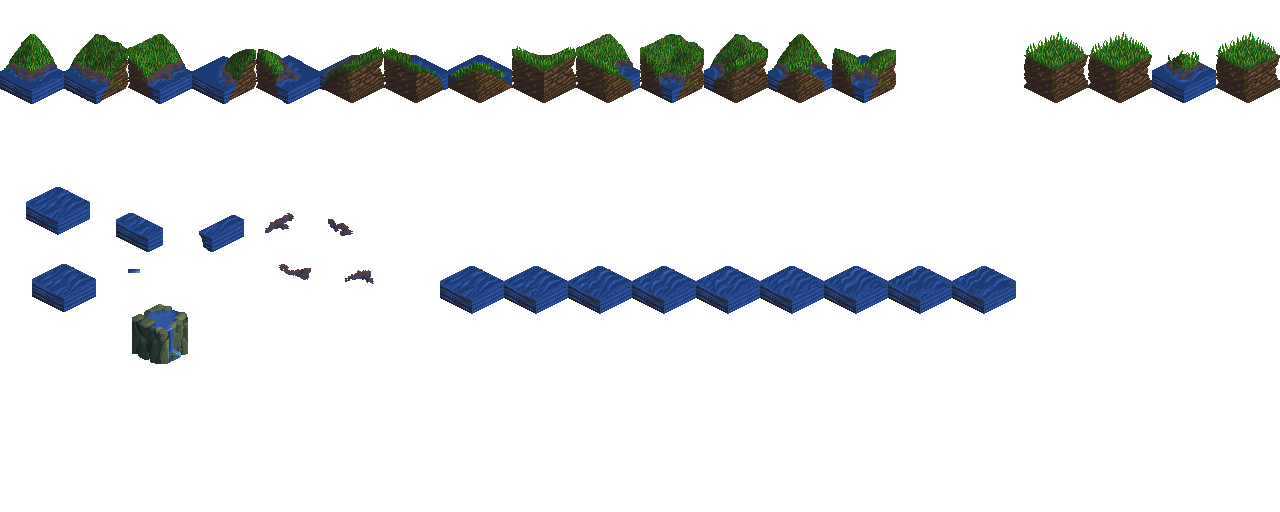
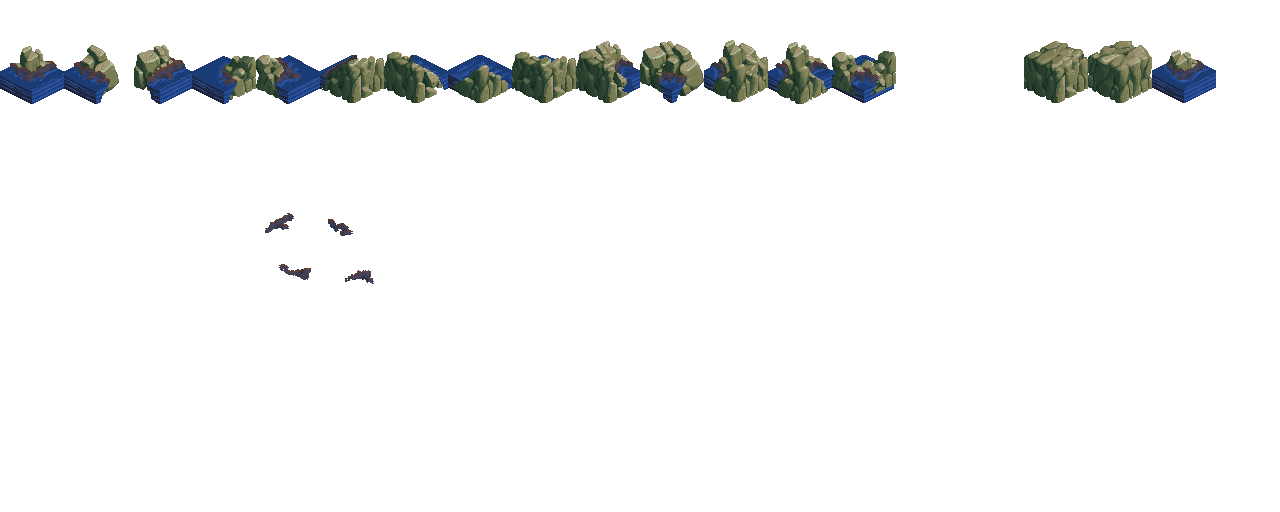
Layers edited between the first and the second w=1280, h=512 image:
added layer "rock_water" in group "front" over [15, 57, 1203, 93]
showed "rock", moved it above "plain", painted on it over [7, 40, 1203, 104]
hid "plain" over [1, 32, 1280, 104]
hid "bg" over [26, 187, 1016, 364]
